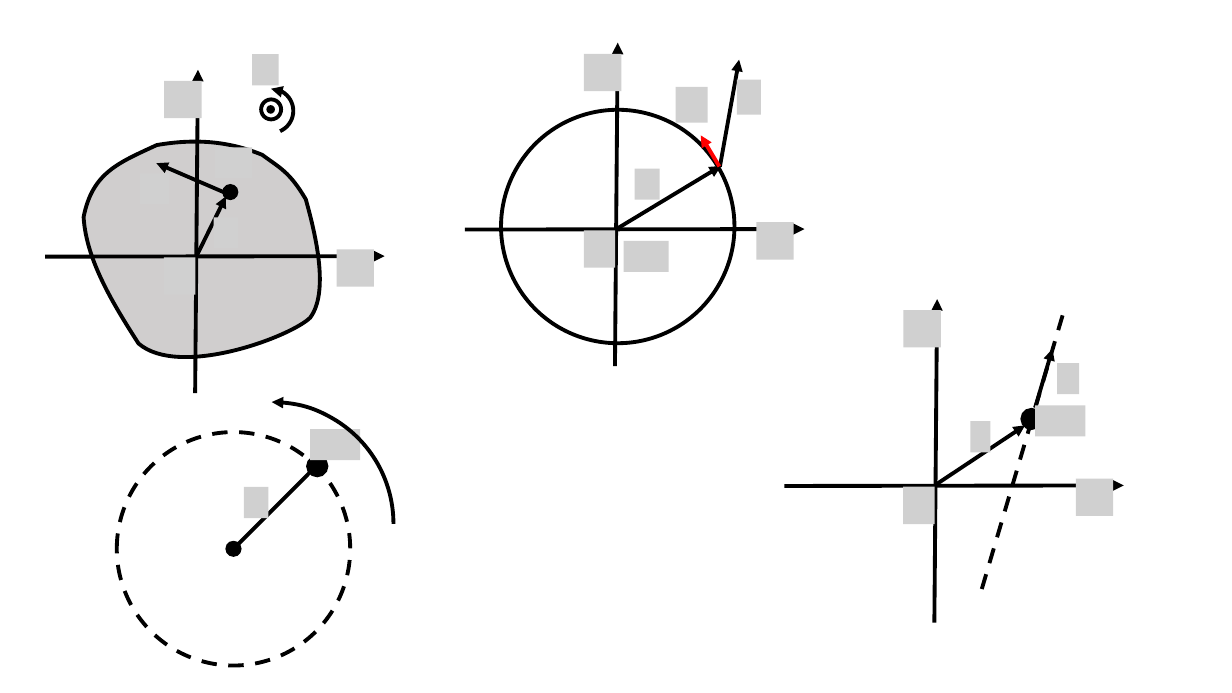
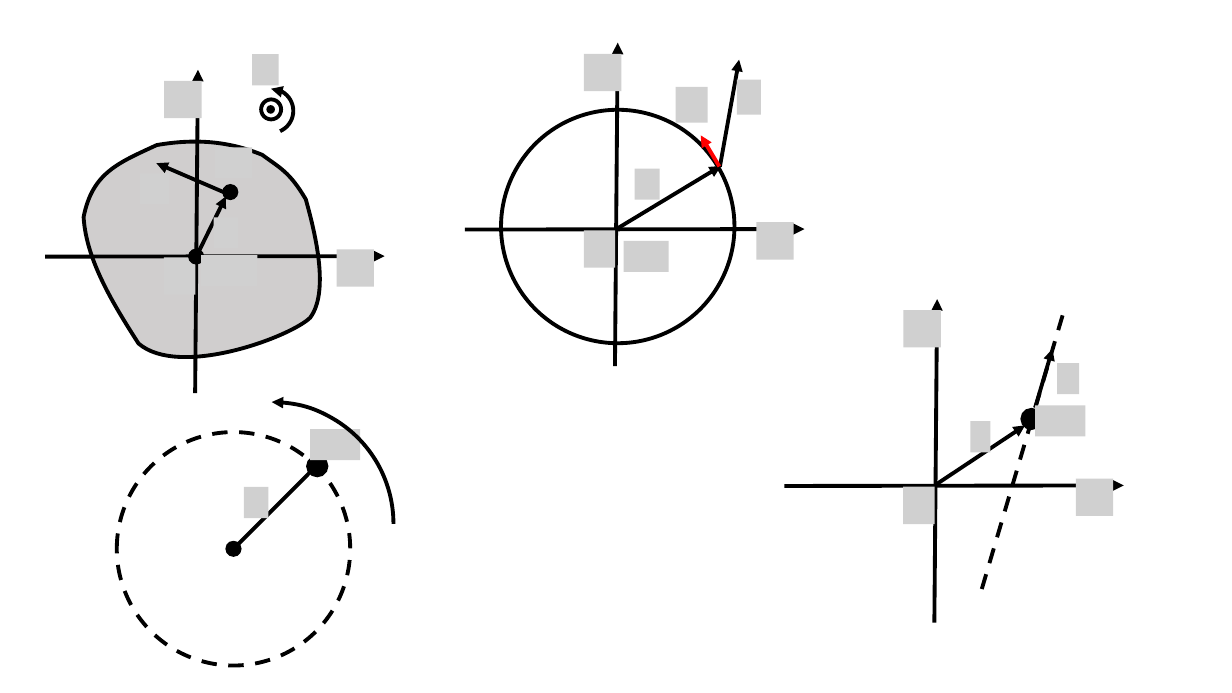
Before and after one commit to OSTP/PhysicsArtofModelling, a slide deck: slide 2 of tex/figures/AngularMomentumRolling/Figures.pptx. Drawn at 1232x693 pixels with LibreOffice and Linux fonts; fonts in the diff are those of the drawing; grey boxes stand for pictures. Boxes give left, top, right and bottom in pixels: in the first picture for what was removed or moved away, otherwise in the second. Text is boxed around its words. In the diff, an @@ line names an element or a change of style, - is before the commit and + after.

```diff
--- a/tex/figures/AngularMomentumRolling/Figures.pptx
+++ b/tex/figures/AngularMomentumRolling/Figures.pptx
@@ ellipse added at [190, 250, 202, 262], fill #000000, outline #000000 3 pt @@
@@ picture added at [201, 255, 258, 287] @@
```
Also in this commit, not shown: 1 other slide changed, 2 slides added, 7 other files.
